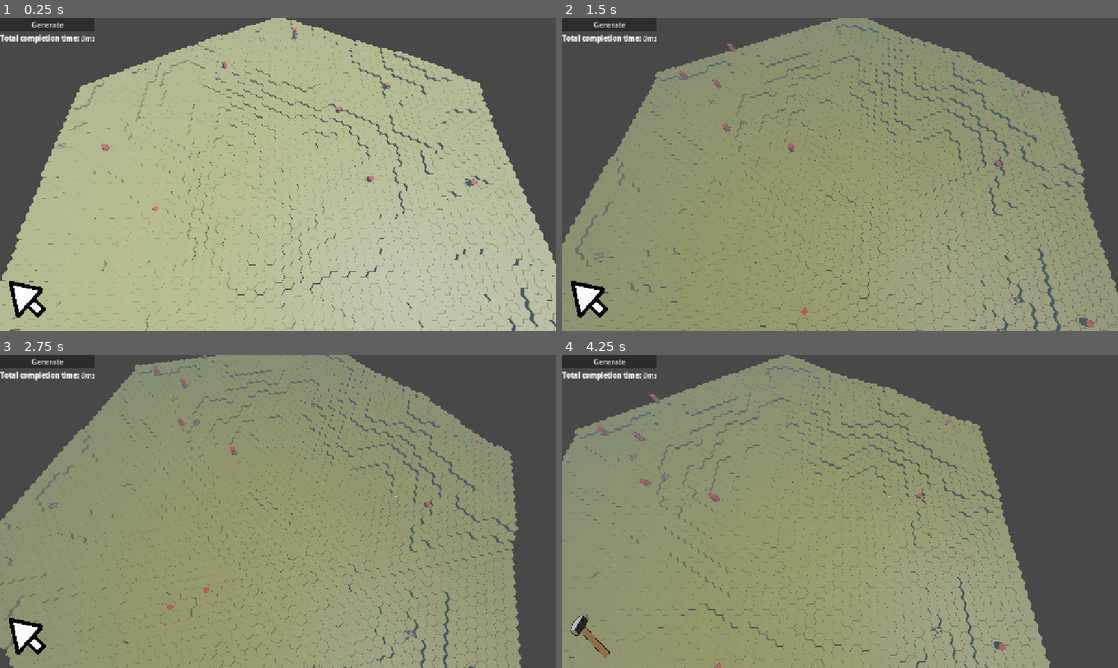
Above: before the commit, frames 1-4 (two rows, left to right).
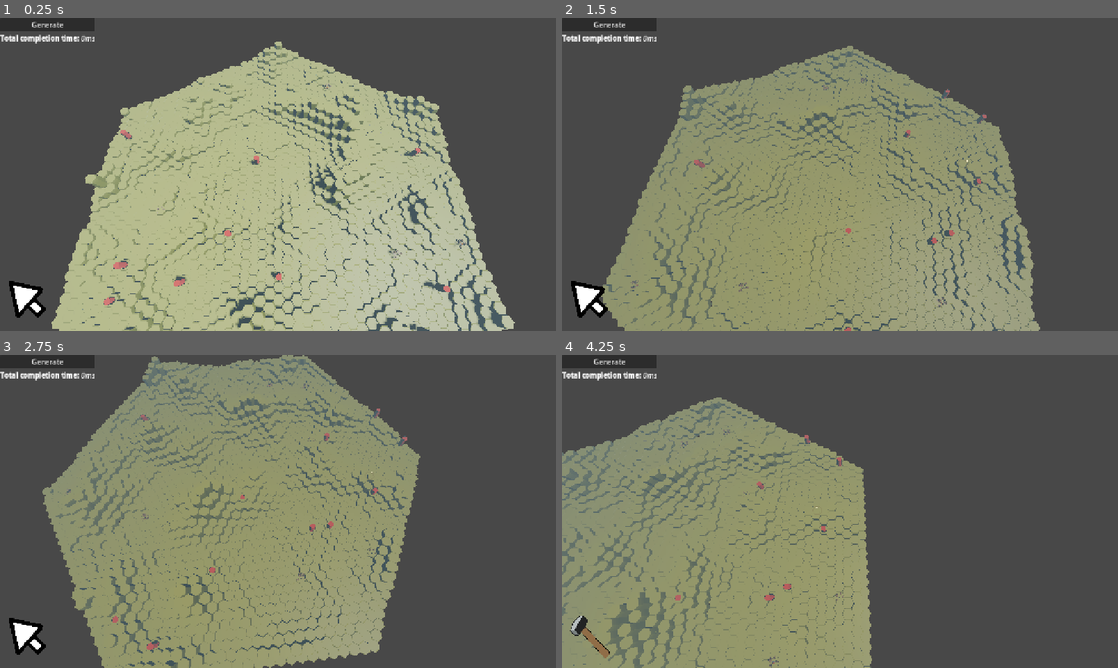
Above: after the commit, the same moments.

Repository: forzinkahd/HexaKingdomGameRepo
Game: Godot game, scene res://Scenes/GameScene.tscn
Same seed, same stepped clock (60 frames per second), same inputs: the game is played once before the commit and once after it.
Inputs (mouse positions are in pixels of both pictures, inside the frame that each line leads up to):
- Up to frame 1 (0.25 s): no input
- Up to frame 2 (1.5 s): click "Generate" at 0.5 s; tap Enter at 1.25 s; move the mouse to (962, 158) at 1.27 s; hold D (MoveRight) from 1.28 s (still down); hold Q (RotateCameraLeft) from 1.28 s (still down); click (962, 158) at 1.42 s
- Up to frame 3 (2.75 s): tap E (RotateCameraRight) at 1.55, 2.1 s; move the mouse to (166, 527) at 2.02 s; release D (MoveRight) at 2.03 s; release Q (RotateCameraLeft) at 2.03 s; hold S (MoveBackwards) from 2.03 s (still down); tap Q (RotateCameraLeft) at 2.3 s
- Up to frame 4 (4.25 s): move the mouse to (895, 442) at 2.77 s; release S (MoveBackwards) at 2.78 s; hold D (MoveRight) 2.78-3.53 s; hold E (RotateCameraRight) 2.78-3.53 s; tap 2 (Build) at 2.85 s; move the mouse to (812, 574) at 3.52 s; hold W (MoveForward) from 3.53 s (still down); click (812, 574) at 3.6 s; tap Q (RotateCameraLeft) at 3.8 s

The runs differ from the first frame. In frame 1, 34% of the frame differs, in the area x 0-100%, y 0-100%; in frame 2, 33%; in frame 3, 36%, in the area x 0-94%, y 0-100%; in frame 4, 36%.

Commit message:
world generation mountains and cliffs

Diff:
--- a/Resources/GenerationSettings/test.tres
+++ b/Resources/GenerationSettings/test.tres
@@ -4,7 +4,8 @@
 [ext_resource type="Material" path="res://assets/Materials/testmat.tres" id="1_x67sk"]
 
 [sub_resource type="FastNoiseLite" id="FastNoiseLite_fe1qq"]
-frequency = 0.02
+noise_type = 0
+frequency = 0.05
 fractal_lacunarity = 1.735
 cellular_distance_function = 2
 cellular_return_type = 6
@@ -13,12 +14,15 @@
 
 [resource]
 script = ExtResource("1_eiv65")
-radius = 32
-max_height = 24
+radius = 24
+max_height = 16
 terrace_steps = 2
-ground_to_air_ratio = 0.3
+noise_height_bias = 0.4
+ground_to_air_ratio = 0.6
 flat_buffer = false
 noise = SubResource("FastNoiseLite_fe1qq")
+max_height_units = 15
+height_curve = 3.0
 material = ExtResource("1_x67sk")
 map_edge_buffer = 1
 spacing = 4
--- a/Scenes/GameScene.tscn
+++ b/Scenes/GameScene.tscn
@@ -45,7 +45,7 @@
 [node name="Camera3D" type="Camera3D" parent="CameraParent" unique_id=553882186 node_paths=PackedStringArray("sun")]
 transform = Transform3D(1, 0, 0, 0, 0.998537, -0.0540788, 0, 0.0540788, 0.998537, 0, 0, 0)
 script = ExtResource("1_1xefc")
-movespeed = 9
+movespeed = 18
 zoom = Vector2(40, 90)
 height = Vector2(-10, 40)
 rot = Vector2(-20, -90)
--- a/Scenes/TerrainVoxels/tile_base_grass_bottom.tscn
+++ b/Scenes/TerrainVoxels/tile_base_grass_bottom.tscn
@@ -5,4 +5,4 @@
 [node name="Tile_BaseGrassBottom" type="Node3D" unique_id=1341948127]
 
 [node name="hex_grass_bottom2" parent="." unique_id=1077968790 instance=ExtResource("1_20tuh")]
-transform = Transform3D(0.749978, 0, 0.433, 0, 1, 0, -0.433, 0, 0.749978, 0, 0, 0)
+transform = Transform3D(0.749978, 0, 0.433, 0, 1, 0, -0.433, 0, 0.749978, 0, 1, 0)
--- a/scripts/WorldGen/Voxel/voxel_generator.gd
+++ b/scripts/WorldGen/Voxel/voxel_generator.gd
@@ -363,7 +363,7 @@
 		var bottom := scene.instantiate() as Node3D
 
 		# height in world units
-		var height_world := float(v.height_units) * half_step_h
+		var height_world := float(v.height_units - 2) * half_step_h
 
 		# If bottom mesh is 1.0 world unit tall at scale.y=1, scale directly:
 		bottom.scale.y = height_world
--- a/scripts/WorldGen/generation_settings.gd
+++ b/scripts/WorldGen/generation_settings.gd
@@ -6,16 +6,24 @@
 @export_category("Map")
 @export var map_shape : shape = shape.HEXAGONAL
 @export var map_seed : int
-@export_range(0, 64, 1) var radius: int = 5
-@export_range(1, 128, 1) var max_height: int = 3
-@export_range(0, 8) var terrace_steps = 1
+@export_range(0, 64, 1) var radius: int = 24
+@export_range(1, 128, 1) var max_height: int = 16
+@export_range(0, 8) var terrace_steps = 2
 @export var remove_overhang = true
-@export_range(0.0, 1.0) var noise_height_bias : float = 0.5
-@export_range(0.0, 1.0) var ground_to_air_ratio : float = 0.5
-@export var flat_buffer = true
+@export_range(0.0, 1.0, 0.1) var noise_height_bias : float = 0.4
+@export_range(0.0, 1.0, 0.1) var ground_to_air_ratio : float = 0.6
+@export var flat_buffer = false
 #@export var debug : bool = false
 @export var noise : FastNoiseLite
 @export_range(0.0, 1.0) var variance = 0.0
+
+@export_category("Height")
+@export_range(1, 256, 1) var max_height_units: int = 15
+@export_range(1, 32, 1) var terrace_quantum_units: int = 1	# 1=half step, 2=full step ...
+@export_range(0.2, 6.0, 0.05) var height_curve: float = 3.0	# more extremes to form mountains
+@export_range(0.0, 1.0, 0.01) var cliff_threshold: float = 0.82
+@export_range(0, 64, 1) var cliff_boost_units: int = 10
+
 
 @export_category("Voxel")
 @export_range(0.5, 10) var voxel_size : float = 1 # Size scalar
@@ -28,10 +36,9 @@
 
 @export_category("Villages")
 @export var spawn_villages_and_units = true
-@export var map_edge_buffer = 2
-@export_range(1, 99) var spacing = 6
+@export var map_edge_buffer = 1
+@export_range(1, 99) var spacing = 4
 
 # Overworking half steps
 @export_category("Half steps")
 @export var use_half_steps: bool = true
-@export_range(1, 256, 1) var max_height_units: int = 8
--- a/scripts/WorldGen/grid_mapper.gd
+++ b/scripts/WorldGen/grid_mapper.gd
@@ -112,9 +112,16 @@
 	var denom: float = max(0.000001, max_n - min_n)
 
 	var t: float = clampf((n - min_n) / denom, 0.0, 1.0)
+	t = pow(t, settings.height_curve)						# >1 -> more lowlands, sharper peaks; <1 -> more highlands
+	if t > settings.cliff_threshold:
+		v.height_units = min(settings.max_height_units, v.height_units + settings.cliff_boost_units)
 
 	# map to integer half-steps
 	v.height_units = int(round(t * float(settings.max_height_units)))
+
+	# quantize into bigger steps (cliffs/terraces)
+	var q: int = max(1, settings.terrace_quantum_units)
+	v.height_units = int(round(float(v.height_units) / float(q))) * q
 
 	# optional: keep buffer flatter / lower
 	if v.buffer:
--- a/scripts/camera_script.gd
+++ b/scripts/camera_script.gd
@@ -1,11 +1,11 @@
 extends Camera3D
 
 @export_category("Movement")
-@export var movespeed = 20
+@export var movespeed = 100
 @export var zoomspeed = 2
 @export var zoom = Vector2(25.0, 90.0)
 @export var height = Vector2(0, 40)
-@export var rot = Vector2(-20, -80)
+@export var rot = Vector2(-10, -80)
 @export var sun: DirectionalLight3D
 var parent
 
@@ -33,9 +33,9 @@
 		move_vector += parent.transform.basis.x
 	## Rotation
 	if Input.is_action_pressed("RotateCameraLeft"):
-		parent.rotate(Vector3.UP, 0.008)
+		parent.rotate(Vector3.UP, 0.01)
 	if Input.is_action_pressed("RotateCameraRight"):
-		parent.rotate(Vector3.UP, -0.008)
+		parent.rotate(Vector3.UP, -0.01)
 	## Apply movement & rotation
 	if move_vector != Vector3.ZERO:
 		move_vector = move_vector.normalized() * movespeed * delta
